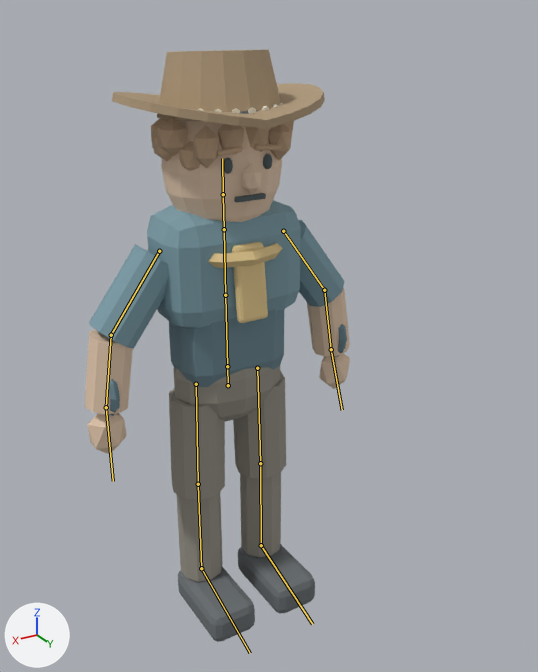
An edit to the glTF model public/models/characters/milo-reed.glb, drawn before and after from the same camera.
The view is the same before and after, from a 50 mm lens placed at (1.084, 2.087, 2.081), pointed at (-0.092, 0.126, 1.1). The axes (+X, +Y, +Z) are drawn at lower left. The lights are the same throughout. The first picture is the older version. The bones that change, and the others that lie on the model, are drawn over the model as lines.

The first picture shows 'milo-survivor-mesh'.
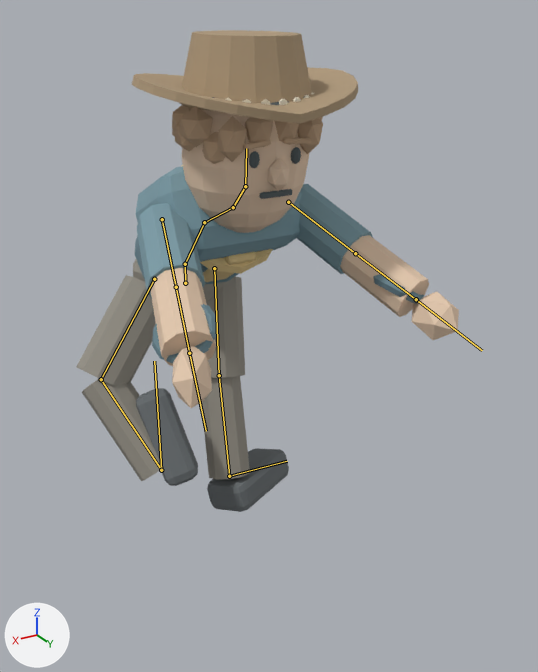
The newer file adds an action. The first version stands in its rest pose; the second is drawn at frame 40 of the action 'milo_BikeRide'.

Pixel boxes [x1, y1, x2, y2] of what changed, in the pictures (538 x 672 px):
'milo-survivor-mesh', posed (44% wider, 19% shorter)
    before: [85, 49, 350, 642]
    after: [76, 30, 459, 512]
bone 'Pelvis', root to tip
    before: (228, 385) to (227, 366)
    after: (185, 283) to (185, 264)
bone 'Spine', root to tip
    before: (227, 366) to (225, 295)
    after: (185, 264) to (204, 222)
bone 'Chest', root to tip
    before: (225, 295) to (224, 229)
    after: (204, 222) to (233, 207)
bone 'Neck', root to tip
    before: (224, 229) to (223, 194)
    after: (233, 207) to (245, 186)
bone 'Head', root to tip
    before: (223, 194) to (222, 158)
    after: (245, 186) to (246, 148)
bone 'UpperArm.L', root to tip
    before: (159, 251) to (111, 335)
    after: (162, 219) to (176, 287)
bone 'Forearm.L', root to tip
    before: (111, 335) to (106, 407)
    after: (176, 287) to (189, 353)
bone 'Hand.L', root to tip
    before: (106, 407) to (113, 481)
    after: (189, 353) to (206, 431)
bone 'UpperArm.R', root to tip
    before: (283, 231) to (324, 290)
    after: (288, 202) to (355, 253)
bone 'Forearm.R', root to tip
    before: (324, 290) to (331, 349)
    after: (355, 253) to (416, 299)
bone 'Hand.R', root to tip
    before: (331, 349) to (342, 410)
    after: (416, 299) to (482, 350)
bone 'Thigh.L', root to tip
    before: (196, 384) to (198, 484)
    after: (154, 279) to (101, 379)
bone 'Shin.L', root to tip
    before: (198, 484) to (201, 568)
    after: (101, 379) to (161, 470)
bone 'Foot.L', root to tip
    before: (201, 568) to (250, 653)
    after: (161, 470) to (154, 361)
bone 'Thigh.R', root to tip
    before: (257, 368) to (260, 463)
    after: (214, 268) to (219, 375)
bone 'Shin.R', root to tip
    before: (260, 463) to (261, 545)
    after: (219, 375) to (229, 476)
bone 'Foot.R', root to tip
    before: (261, 545) to (312, 624)
    after: (229, 476) to (287, 461)

The edits, one by one:
Bone 'Pelvis' (bone_pelvis) moves from (0.0, 0.0, 0.0) to (0.0, 0.285, 0.32).
Bone 'Pelvis' (bone_pelvis) turns from (0, 0, 0) to (-2, 0, 0) degrees about its own x, y and z.
Bone 'Spine' (bone_spine) turns from (0, 0, 0) to (-40, 0, 0) degrees about its own x, y and z.
Bone 'Chest' (bone_chest) turns from (0, 0, 0) to (-23, 0, 0) degrees about its own x, y and z.
Bone 'Neck' (bone_neck) turns from (0, 0, 0) to (20, 0, 0) degrees about its own x, y and z.
Bone 'Head' (bone_head) turns from (0, 0, 0) to (41, 0, 0) degrees about its own x, y and z.
Bone 'UpperArm.L' (bone_upperarm_l) turns from (0, 0, 0) to (110, -6, 25) degrees about its own x, y and z.
Bone 'Forearm.L' (bone_forearm_l) turns from (0, 0, 0) to (4, 2, -27) degrees about its own x, y and z.
Bone 'Hand.L' (bone_hand_l) turns from (0, 0, 0) to (-13, 0, -6) degrees about its own x, y and z.
Bone 'UpperArm.R' (bone_upperarm_r) turns from (0, 0, 0) to (70, -6, 155) degrees about its own x, y and z.
Bone 'Forearm.R' (bone_forearm_r) turns from (0, 0, 0) to (4, -2, 27) degrees about its own x, y and z.
Bone 'Hand.R' (bone_hand_r) turns from (0, 0, 0) to (-13, 0, 6) degrees about its own x, y and z.
Bone 'Thigh.L' (bone_thigh_l) turns from (0, 0, 0) to (21, -48, -54) degrees about its own x, y and z.
Bone 'Shin.L' (bone_shin_l) turns from (0, 0, 0) to (61, -2, 2) degrees about its own x, y and z.
Bone 'Foot.L' (bone_foot_l) turns from (0, 0, 0) to (75, -1, 1) degrees about its own x, y and z.
Bone 'Thigh.R' (bone_thigh_r) turns from (0, 0, 0) to (-48, -121, 32) degrees about its own x, y and z.
Bone 'Shin.R' (bone_shin_r) turns from (0, 0, 0) to (4, 0, 0) degrees about its own x, y and z.
Bone 'Foot.R' (bone_foot_r) turns from (0, 0, 0) to (10, 0, 0) degrees about its own x, y and z.
